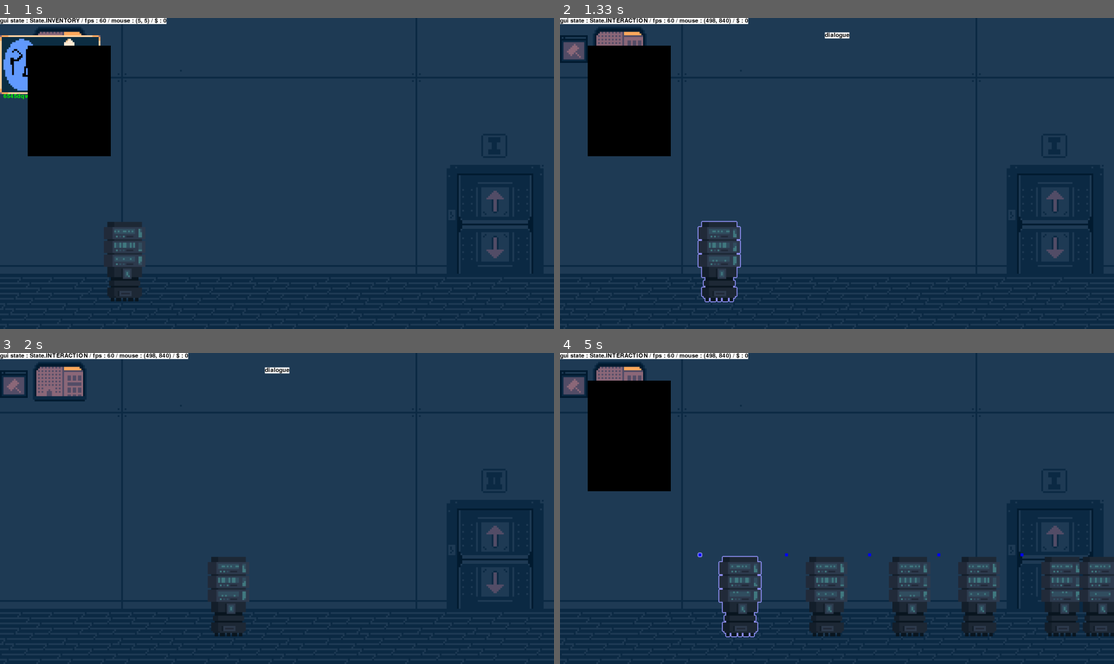
Above: before the commit, frames 1-4 (two rows, left to right).
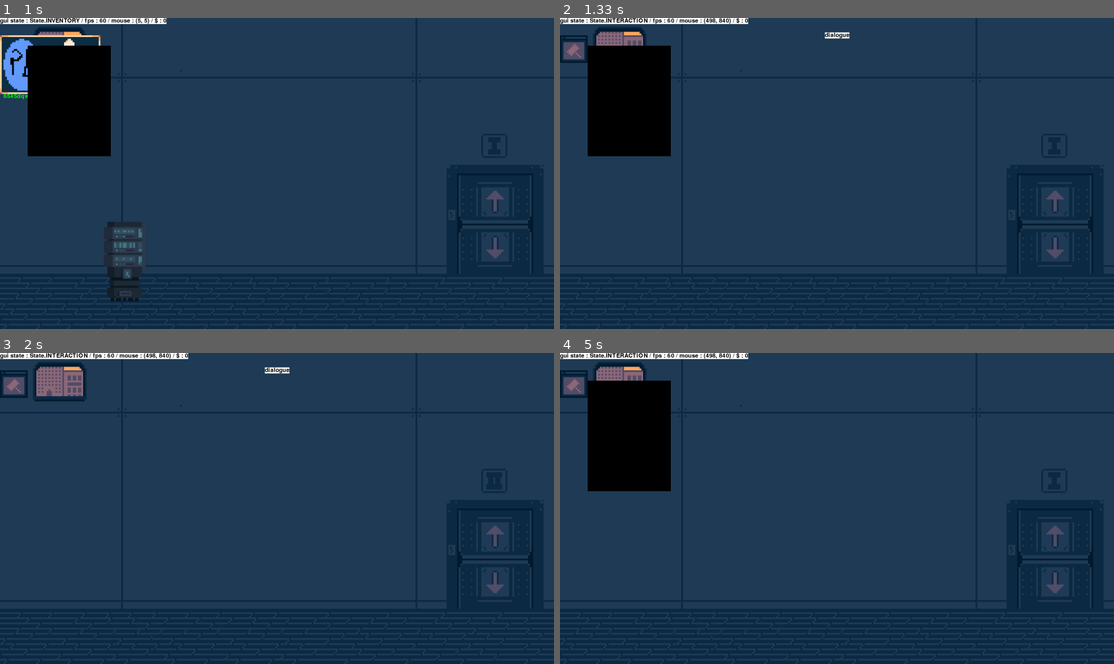
Above: after the commit, the same moments.

Repository: PouchyCorp/TrophNSI
Game: pygame game, started from sources/main.py
Two runs of this game, one before a commit and one after it. Both use one fixed random seed, a clock stepped at 60 frames per second and the inputs below.
Inputs (mouse positions are in pixels of both pictures, inside the frame that each line leads up to):
- Up to frame 1 (1 s): tap B at 0.33, 0.82 s; hold N from 0.67 s (still down); hold Up from 0.67 s (still down); tap Space at 0.73 s
- Up to frame 2 (1.33 s): tap Space at 1.03 s; release N at 1.13 s; release Up at 1.13 s; click (704, 260) at 1.22 s
- Up to frame 3 (2 s): hold Up 1.5-1.97 s; tap Space at 1.57, 1.87 s
- Up to frame 4 (5 s): hold Down 2-2.3 s; tap Space at 2.07, 2.4, 2.8, 3.2, 3.53, 3.87, 4.27, 4.67 s; tap B at 2.15, 3.28, 4.35 s; hold Up 2.33-2.7 s; hold Down 2.73-3.1 s; hold Up 3.13-3.43 s; hold Down 3.47-3.77 s; hold Up 3.8-4.17 s; hold Down 4.2-4.57 s; hold Up 4.6-4.9 s; hold Down from 4.93 s (still down)

Frame 1 is identical in both runs. In frame 2, 1.1% of the frame differs, in the area x 24-33%, y 65-92%; in frame 3, 0.9%; in frame 4, 5.5%, in the area x 24-100%, y 64-92%.

Commit message:
Revert "marche pas bcp"
This reverts commit 28182de305179094454800cb1fcada03cec2569c.

Diff:
--- a/sources/main.py
+++ b/sources/main.py
@@ -176,7 +176,7 @@
 
                                         elif placeable.name == 'react_placeable':
                                             popups.append(Popup("dialogue"))
-                                            hivemind.remove_react(current_room)
+                                            hivemind.launch_react(current_room)
                                     case _:
                                         popups.append(
                                             Popup('bip boup erreur erreur'))
--- a/sources/objects/bot.py
+++ b/sources/objects/bot.py
@@ -56,7 +56,9 @@
         #random chance to trigger
         if not self.react_bot_pointer and self.liberated_bots:
             self.react_bot_pointer = choice(self.liberated_bots)
-            self.create_react_placeable(current_room)
+            self.react_bot_placeable = subplaceable.BotPlaceable('react_placeable', self.react_bot_pointer.coord, self.react_bot_pointer.surf)
+            current_room.placed.append(self.react_bot_placeable)
+            current_room.blacklist.append(self.react_bot_placeable)
 
         new_liberated_bots = self.liberated_bots.copy()
         for bot in self.liberated_bots:
@@ -70,9 +72,6 @@
             self.react_bot_placeable.rect.topleft = self.react_bot_pointer.coord.xy
             self.react_bot_placeable.surf = self.react_bot_pointer.surf
 
-        if self.react_bot_pointer:
-            self.create_react_placeable(current_room)
-
     def order_inline_bots(self):
         #print(self.bots)
         for i in range(len(self.inline_bots)-1):
@@ -128,18 +127,11 @@
             current_room.blacklist.remove(self.bot_placeable_pointer)
             self.bot_placeable_pointer = None
 
-    def remove_react(self, current_room : Room):
+    def launch_react(self, current_room : Room):
         if self.react_bot_placeable and self.react_bot_placeable in current_room.placed:
             current_room.placed.remove(self.react_bot_placeable)
             current_room.blacklist.remove(self.react_bot_placeable)
             self.react_bot_placeable = None
-
-    def create_react_placeable(self,current_room : Room):
-        if self.react_bot_pointer:
-            self.remove_react(current_room)
-            self.react_bot_placeable = subplaceable.BotPlaceable('react_placeable', self.react_bot_pointer.coord, self.react_bot_pointer.surf)
-            current_room.placed.append(self.react_bot_placeable)
-            current_room.blacklist.append(self.react_bot_placeable)
 
 
 class Bot:
